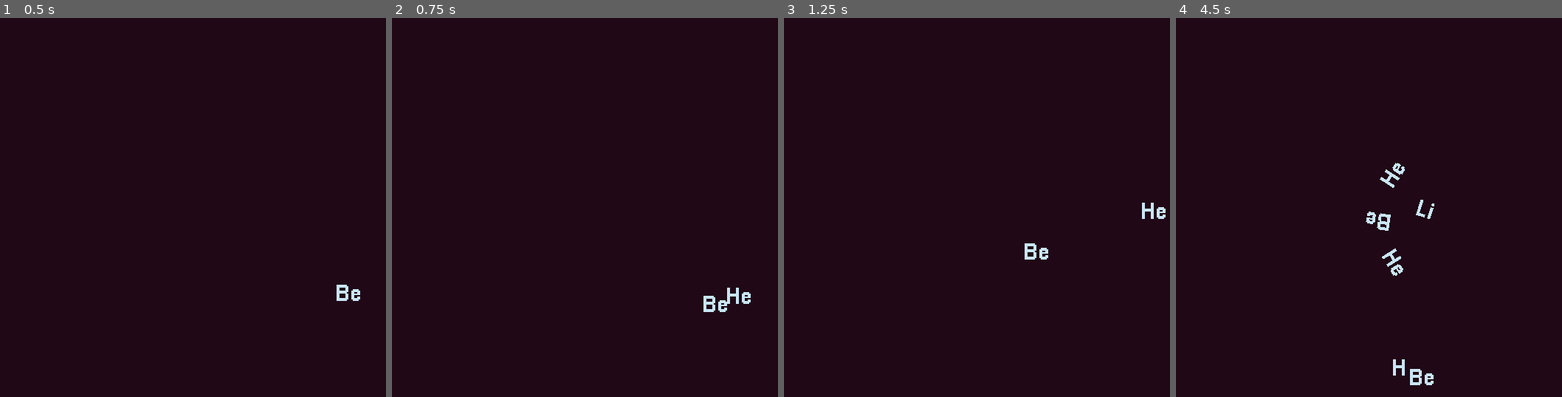
Above: before the commit, frames 1-4 (left to right).
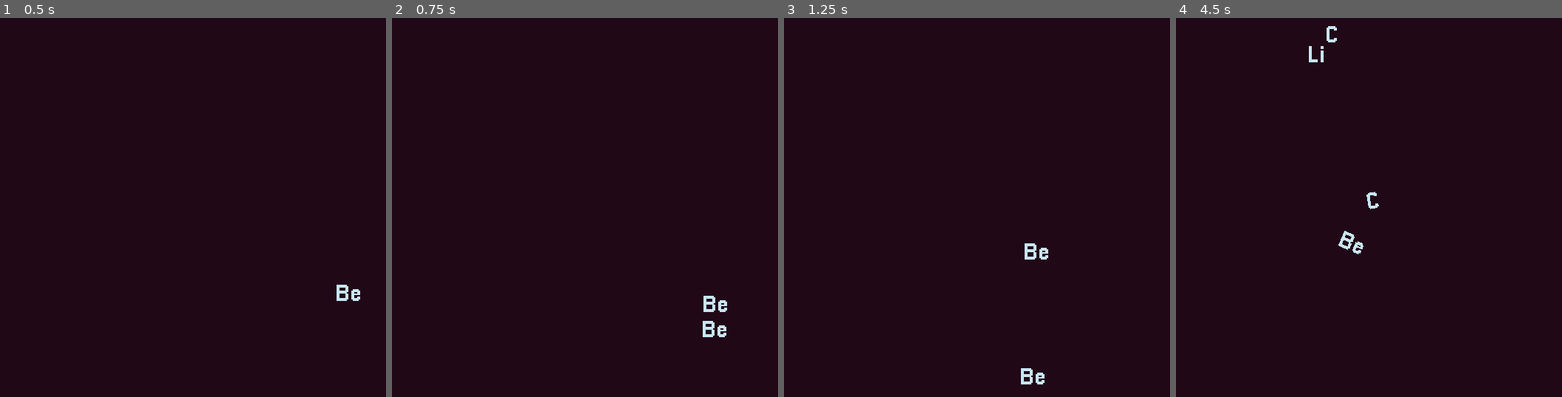
Above: after the commit, the same moments.

Repository: derukaeru/atom-keys
Game: Godot game, scene res://scenes/main/main.tscn
Two runs of this game, one before a commit and one after it. Both use one fixed random seed, a clock stepped at 60 frames per second and the inputs below.
Inputs:
- Up to frame 1 (0.5 s): no input
- Up to frame 2 (0.75 s): tap Enter at 0.5 s; hold Right from 0.53 s (still down); tap Space (interact) at 0.6 s
- Up to frame 3 (1.25 s): keep holding Right
- Up to frame 4 (4.5 s): release Right at 1.28 s; hold Down 1.28-2.03 s; tap Space (interact) at 1.35, 2.3, 3.05, 3.6, 4.35 s; hold Right 2.03-2.78 s; tap Alt at 2.1 s; hold Up 2.78-3.53 s; tap Shift at 2.85 s; hold Left from 3.53 s (still down)

Frame 1 is identical in both runs. In frame 2, 0.3% of the frame differs, in the area x 80-93%, y 71-85%; in frame 3, 0.3%; in frame 4, 1.1%, in the area x 34-67%, y 2-97%.

Commit message:
fix: new atom collisions

Diff:
--- a/scenes/main/main.gd
+++ b/scenes/main/main.gd
@@ -9,14 +9,12 @@
 var angle: float = 0.0
 var direction: int = 1
 
-var starting_atoms: int = 3
 enum ATOMS {
 	neutrino,
 	element
 }
 var next_atom_type: ATOMS = ATOMS.element
 var can_shoot: bool = true
-var max_atom_index: int = 3
 
 func _ready() -> void:
 	start()
@@ -31,17 +29,18 @@
 		use_atom()
 
 func start() -> void:
-	for i in range(starting_atoms):
-		var neutrino: Atom = load(Registry.UID.neutrino).instantiate()
-		neutrino.global_position = Vector2(randf_range(0.5, 1.5), randf_range(0.5, 1.5))
-
-		neutrino.set_collision_layer_value(1, true)
-		neutrino.set_collision_mask_value(1, true)
-
-		neutrino.atom_center = atom_pivot.global_position
-		neutrino.shot = true
-
-		atoms.add_child(neutrino)
+	#for i in range(GameManager.starting_atoms):
+		#var neutrino: Atom = load(Registry.UID.neutrino).instantiate()
+		#neutrino.global_position = Vector2(randf_range(0.5, 1.5), randf_range(0.5, 1.5))
+		#
+		#neutrino.set_collision_layer_value(1, true)
+		#neutrino.set_collision_mask_value(1, true)
+		#
+		#neutrino.atom_center = atom_pivot.global_position
+		#neutrino.shot = true
+		#
+		#atoms.add_child(neutrino)
+	pass
 
 func use_atom() -> void:
 	if not can_shoot: return
@@ -57,7 +56,7 @@
 	current_atom.set_collision_layer_value(1, true)
 	current_atom.set_collision_mask_value(1, true)
 
-	direction *= -1
+	# direction *= -1
 
 	new_atom()
 	get_tree().create_timer(0.6).timeout.connect(
@@ -74,7 +73,7 @@
 	else:
 		atom = load(Registry.UID.atom).instantiate()
 
-		var index: int = randi_range(0, max_atom_index)
+		var index: int = randi_range(0, GameManager.max_atom_index)
 		atom.data = AtomManager.get_by_index(index)
 
 	atom.atom_center = atom_pivot.global_position
--- a/scenes/objects/atom.gd
+++ b/scenes/objects/atom.gd
@@ -49,6 +49,12 @@
 	label.text = symbol
 
 func _process(_delta) -> void:
+	var bodies: Array = get_colliding_bodies()
+	if bodies.size() > 0:
+		for entry in bodies:
+			if entry is Atom:
+				process_atom(entry)
+
 	#var pts: Array = []
 	#for s in springs:
 		#pts.append(s.position)
@@ -63,14 +69,9 @@
 			linear_velocity = potential_velocity if potential_velocity.length() > 0.1 else Vector2.ZERO
 		else:
 			linear_velocity = Vector2.ZERO
-
-		if linear_velocity.length() > 0.2:
-			var bodies: Array = get_colliding_bodies()
-			for entry in bodies:
-				if entry is Atom:
-					process_atom(entry)
 	else:
 		global_position = get_parent().global_position
+
 
 func _on_body_entered(body: Node2D) -> void:
 	if merging: return
@@ -104,6 +105,9 @@
 
 	atom.data = AtomManager.get_by_index(atom.index)
 
+	if atom.index > GameManager.max_atom_index:
+		GameManager.max_atom_index += 1
+
 	var container: Node2D = get_tree().get_first_node_in_group("atoms")
 	if not container: return
 
--- a/scenes/objects/atom.tscn
+++ b/scenes/objects/atom.tscn
@@ -14,7 +14,7 @@
 mass = 5.0
 gravity_scale = 0.0
 contact_monitor = true
-max_contacts_reported = 1
+max_contacts_reported = 8
 script = ExtResource("1_nm7s8")
 metadata/_custom_type_script = "uid://c1iynraw436cn"
 
--- a/scenes/objects/neutrino.tscn
+++ b/scenes/objects/neutrino.tscn
@@ -15,6 +15,8 @@
 contact_monitor = true
 max_contacts_reported = 1
 script = ExtResource("1_yievg")
+element_name = "neutrino"
+index = -1
 data = SubResource("Resource_r7bgv")
 metadata/_custom_type_script = "uid://c1iynraw436cn"
 
--- a/scripts/autoloads/game_manager.gd
+++ b/scripts/autoloads/game_manager.gd
@@ -4,6 +4,9 @@
 
 var canvas_layer = CanvasLayer.new()
 var game_running: bool = true
+
+var starting_atoms: int = 3
+var max_atom_index: int = 4
 
 func _ready() -> void:
 	add_child(canvas_layer)
